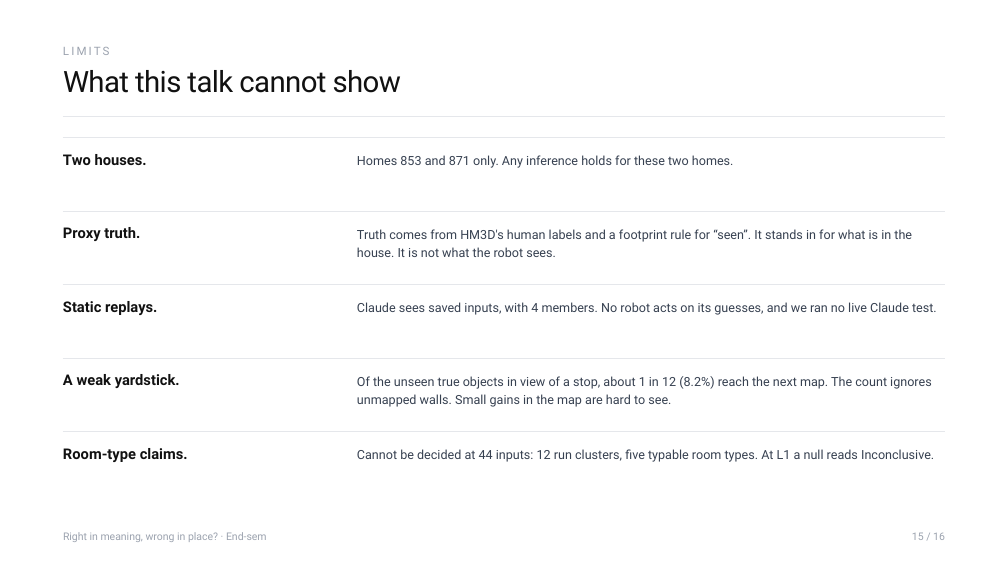
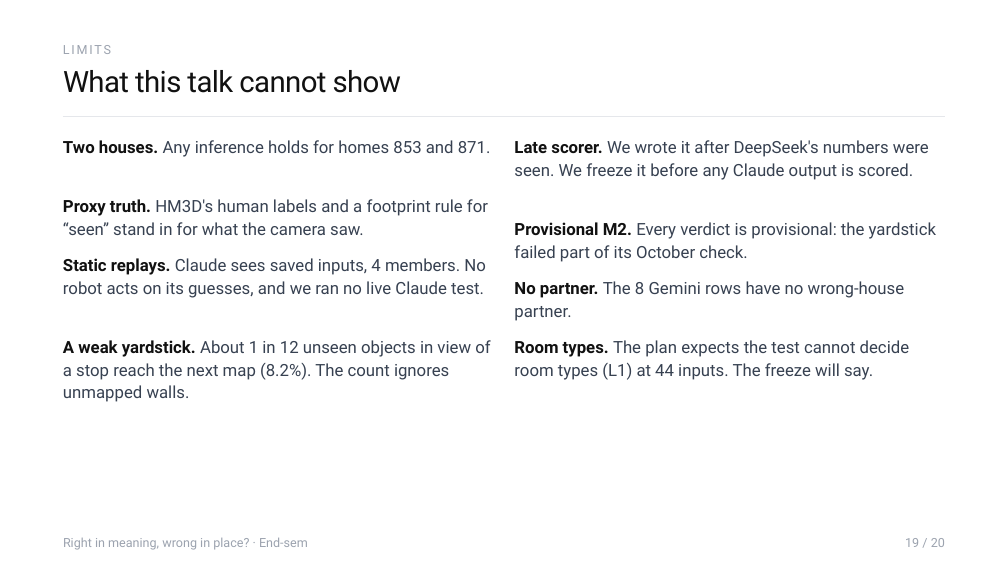
Before and after one commit to Sher110106/validity-aware-active-semantic-exploration, a slide deck: slide 19 of docs/endsem_2026-11/ASP_Endsem.pptx (slide 15 before the commit). Drawn at 1008x567 pixels with LibreOffice and Linux fonts; fonts in the diff are those of the drawing. Boxes give left, top, right and bottom in pixels: in the first picture for what was removed or moved away, otherwise in the second. Text is boxed around its words. In the diff, an @@ line names an element or a change of style, - is before the commit and + after.

```diff
--- a/docs/endsem_2026-11/ASP_Endsem.pptx
+++ b/docs/endsem_2026-11/ASP_Endsem.pptx
@@ text "LIMITS" at (63, 45, 111, 54): size 11 to 12 pt, letter spacing 2 to 1.7 pt; line spacing 13.2pt to 14.4pt @@
@@ line removed from (63, 138) to (945, 138) @@
@@ text added at (63, 140, 491, 157), 16 pt, text #374151 @@
+Two houses. Any inference holds for homes 853 and 871.
@@ text added at (514, 140, 929, 180), 16 pt, text #374151 @@
+Late scorer. We wrote it after DeepSeek's numbers were seen. We freeze it before any Claude output is scored.
@@ text removed at (357, 155, 734, 168) @@
-Homes 853 and 871 only. Any inference holds for these two homes.
@@ text at (63, 199, 488, 235): text changed; size 14 to 16 pt; text colour #111111 to #374151; bold off @@
-Two houses.
+Proxy truth. HM3D's human labels and a footprint rule for “seen” stand in for what the camera saw.
@@ line removed from (63, 211) to (945, 211) @@
@@ text removed at (63, 227, 140, 241) @@
-Proxy truth.
@@ text at (514, 222, 936, 262): text changed; size 12 to 16 pt @@
-Truth comes from HM3D's human labels and a footprint rule for “seen”. It stands in for what is in the house. It is not what the robot sees.
+Provisional M2. Every verdict is provisional: the yardstick failed part of its October check.
@@ text at (63, 258, 485, 298): text changed; size 12 to 16 pt @@
-Claude sees saved inputs, with 4 members. No robot acts on its guesses, and we ran no live Claude test.
+Static replays. Claude sees saved inputs, 4 members. No robot acts on its guesses, and we ran no live Claude test.
@@ line removed from (63, 284) to (945, 284) @@
@@ text added at (514, 281, 904, 321), 16 pt, text #374151 @@
+No partner. The 8 Gemini rows have no wrong-house partner.
@@ text removed at (63, 301, 157, 315) @@
-Static replays.
@@ line removed from (63, 358) to (945, 358) @@
@@ text added at (63, 340, 490, 402), 16 pt, text #374151 @@
+A weak yardstick. About 1 in 12 unseen objects in view of a stop reach the next map (8.2%). The count ignores unmapped walls.
@@ text added at (514, 340, 910, 380), 16 pt, text #374151 @@
+Room types. The plan expects the test cannot decide room types (L1) at 44 inputs. The freeze will say.
@@ text removed at (63, 374, 180, 388) @@
-A weak yardstick.
@@ text removed at (357, 376, 932, 407) @@
-Of the unseen true objects in view of a stop, about 1 in 12 (8.2%) reach the next map. The count ignores unmapped walls. Small gains in the map are hard to see.
@@ line removed from (63, 432) to (945, 432) @@
@@ text removed at (63, 448, 188, 462) @@
-Room-type claims.
@@ text removed at (357, 449, 934, 462) @@
-Cannot be decided at 44 inputs: 12 run clusters, five typable room types. At L1 a null reads Inconclusive.
@@ text "Right in meaning, wrong in ..." at (63, 537, 308, 550): size 10 to 12 pt; line spacing 12pt to 14.4pt @@
@@ text at (905, 538, 945, 547): text changed; size 10 to 12 pt @@
-15 / 16
+19 / 20
```
Also in this commit, not shown: 12 other slides changed, 8 slides added, 3 slides removed, 7 other files.
